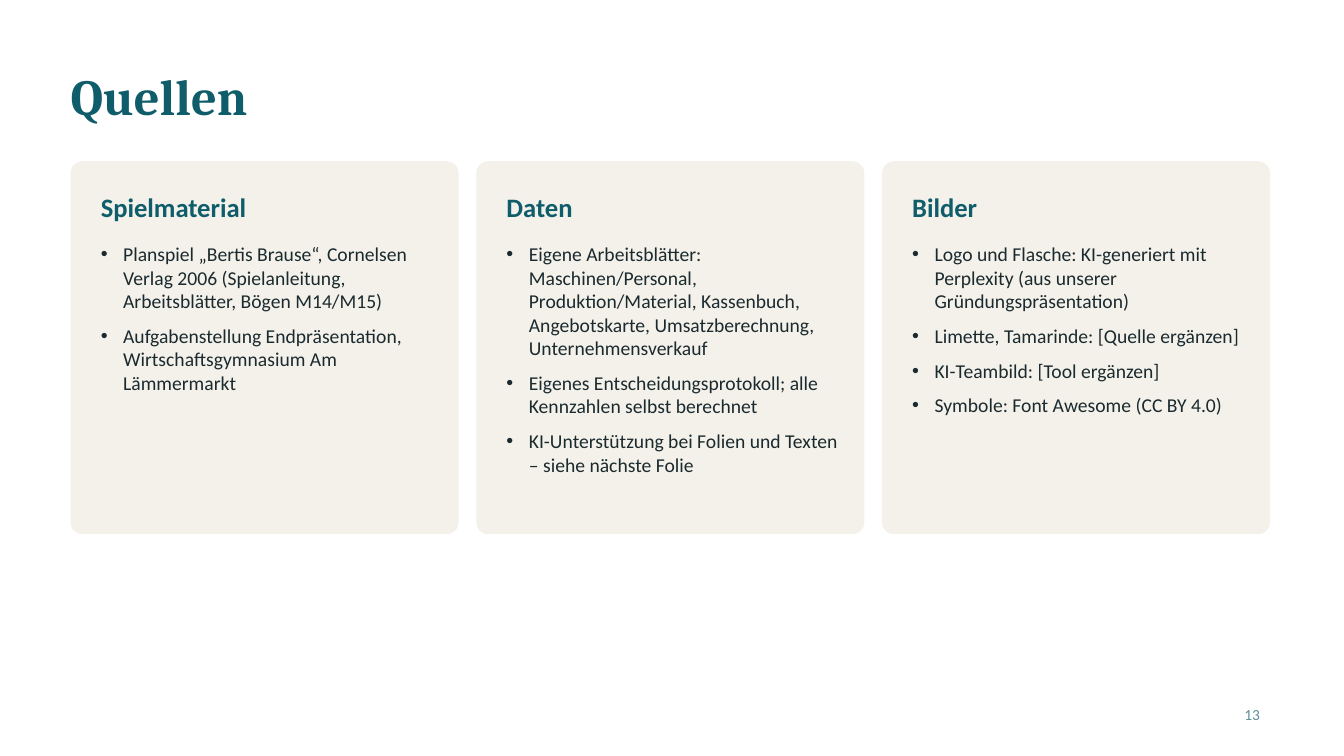
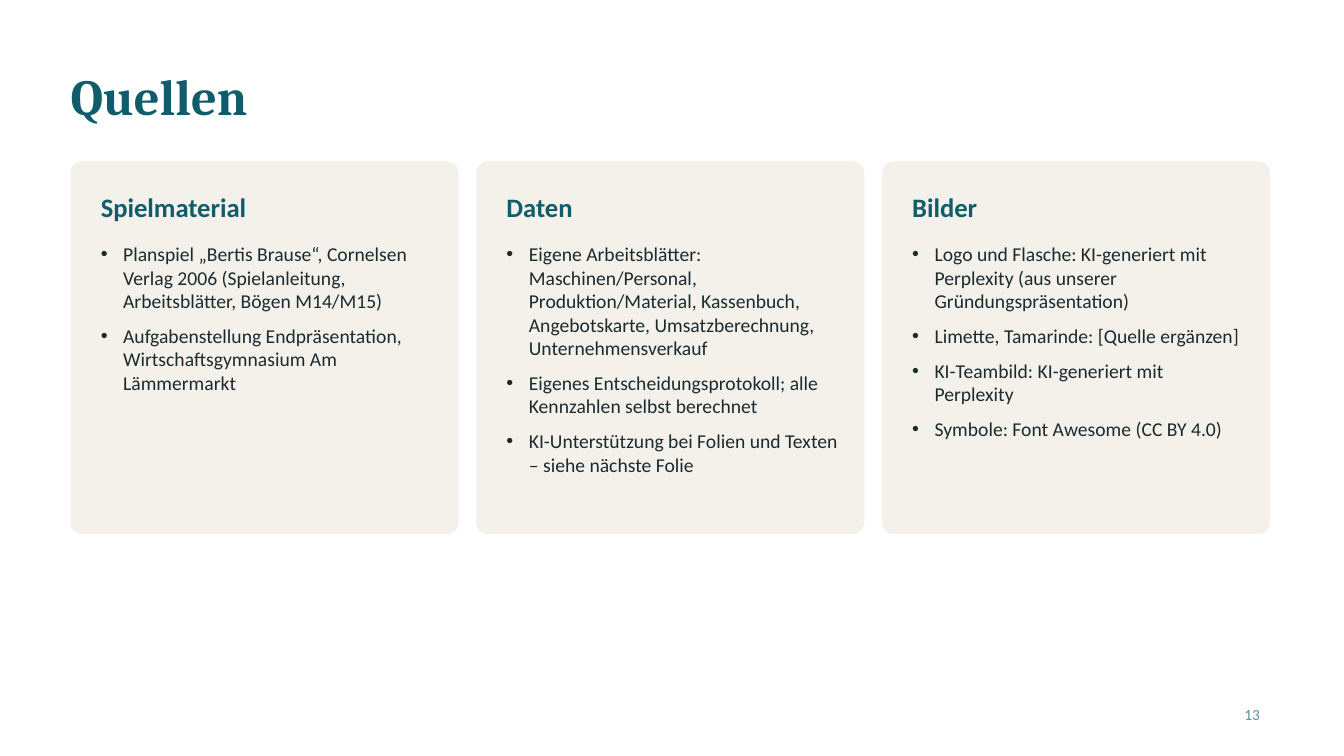
Before and after one commit to jofy0002/claude-workspace, a slide deck: slide 13 of endpraesentation/Elbharz_Endpraesentation.pptx. Drawn at 1344x756 pixels with LibreOffice and Linux fonts; fonts in the diff are those of the drawing. Boxes give left, top, right and bottom in pixels: in the first picture for what was removed or moved away, otherwise in the second. Text is boxed around its words. In the diff, an @@ line names an element or a change of style, - is before the commit and + after.

```diff
--- a/endpraesentation/Elbharz_Endpraesentation.pptx
+++ b/endpraesentation/Elbharz_Endpraesentation.pptx
@@ text at (x1=935, y1=364, x2=1164, y2=404): text changed @@
-• KI-Teambild: [Tool ergänzen]
+• KI-Teambild: KI-generiert mit Perplexity
```
Also in this commit, not shown: 1 other slide changed, 6 other files.
